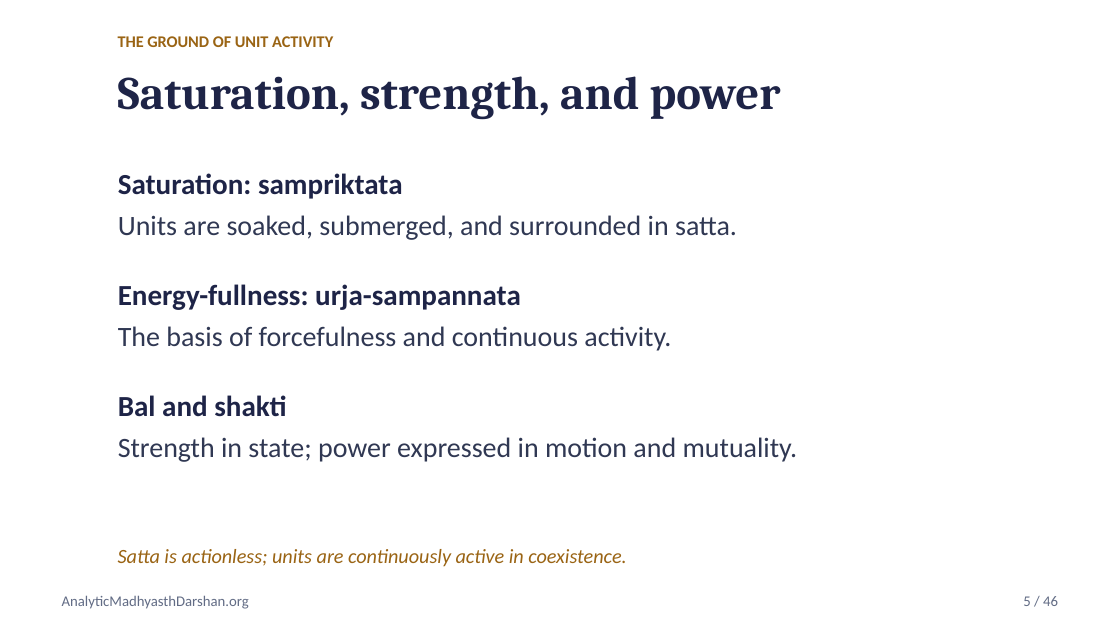
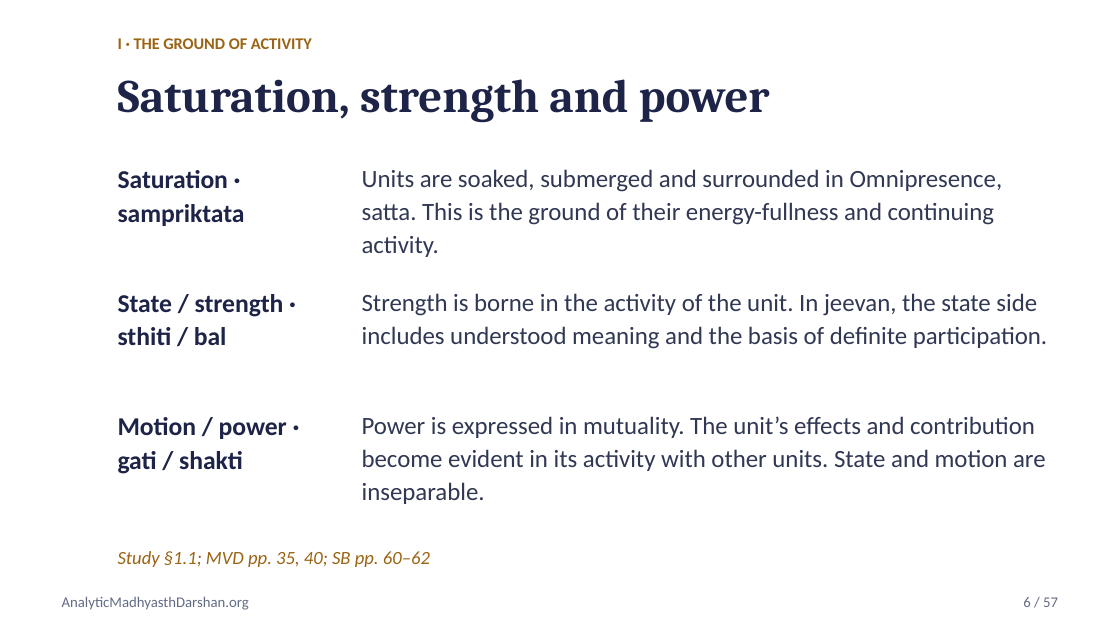
Before and after one commit to raghavamohan/AnalyticMadhyasthDarshan, a slide deck: slide 6 of Studies/Axiology-Value-Theory/Axiology-Value-Theory-Madhyasth-Darshan.pptx (slide 5 before the commit). Drawn at 1120x630 pixels with LibreOffice and Linux fonts; fonts in the diff are those of the drawing. Boxes give left, top, right and bottom in pixels: in the first picture for what was removed or moved away, otherwise in the second. Text is boxed around its words. In the diff, an @@ line names an element or a change of style, - is before the commit and + after.

```diff
--- a/Studies/Axiology-Value-Theory/Axiology-Value-Theory-Madhyasth-Darshan.pptx
+++ b/Studies/Axiology-Value-Theory/Axiology-Value-Theory-Madhyasth-Darshan.pptx
@@ text at [118,38,312,49]: text changed @@
-THE GROUND OF UNIT ACTIVITY
+I · THE GROUND OF ACTIVITY
@@ text at [118,79,770,122]: text changed @@
-Saturation, strength, and power
+Saturation, strength and power
@@ text at [118,170,245,226]: text changed; size 18.8 to 16.5 pt @@
-Saturation: sampriktata
+Saturation · sampriktata
@@ text at [362,169,1003,257]: text changed; size 18 to 16 pt @@
-Units are soaked, submerged, and surrounded in satta.
+Units are soaked, submerged and surrounded in Omnipresence, satta. This is the ground of their energy-fullness and continuing activity.
@@ text removed at [118,284,521,310] @@
-Energy-fullness: urja-sampannata
@@ text added at [118,294,284,345], 16.5 pt, text #1E2447, bold @@
+State / strength · sthiti / bal
@@ text added at [362,293,1047,349], 16 pt, text #303853 @@
+Strength is borne in the activity of the unit. In jeevan, the state side includes understood meaning and the basis of definite participation.
@@ text removed at [118,326,671,351] @@
-The basis of forcefulness and continuous activity.
@@ text removed at [118,395,286,417] @@
-Bal and shakti
@@ text added at [118,417,287,474], 16.5 pt, text #1E2447, bold @@
+Motion / power · gati / shakti
@@ text added at [362,416,1046,504], 16 pt, text #303853 @@
+Power is expressed in mutuality. The unit’s effects and contribution become evident in its activity with other units. State and motion are inseparable.
@@ text removed at [118,437,797,462] @@
-Strength in state; power expressed in motion and mutuality.
@@ text at [118,551,430,567]: text changed; size 13 to 12 pt @@
-Satta is actionless; units are continuously active in coexistence.
+Study §1.1; MVD pp. 35, 40; SB pp. 60–62
@@ text at [1023,597,1058,607]: text changed @@
-5 / 46
+6 / 57
```
Also in this commit, not shown: 18 other slides changed, 38 slides added, 27 slides removed, 1 other file.
